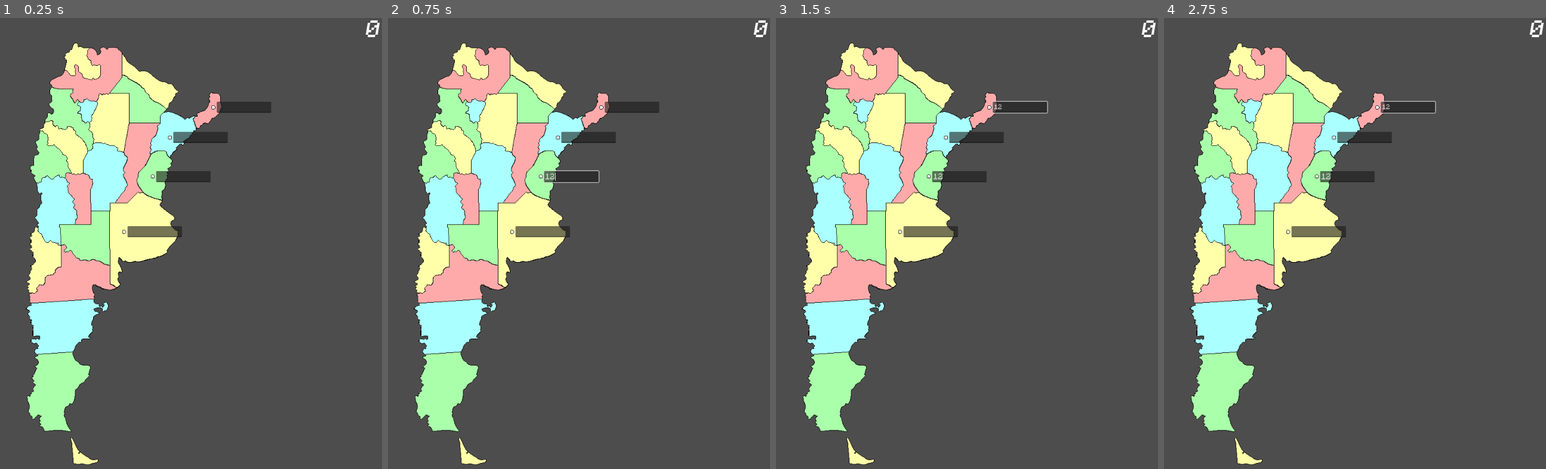
Above: before the commit, frames 1-4 (left to right).
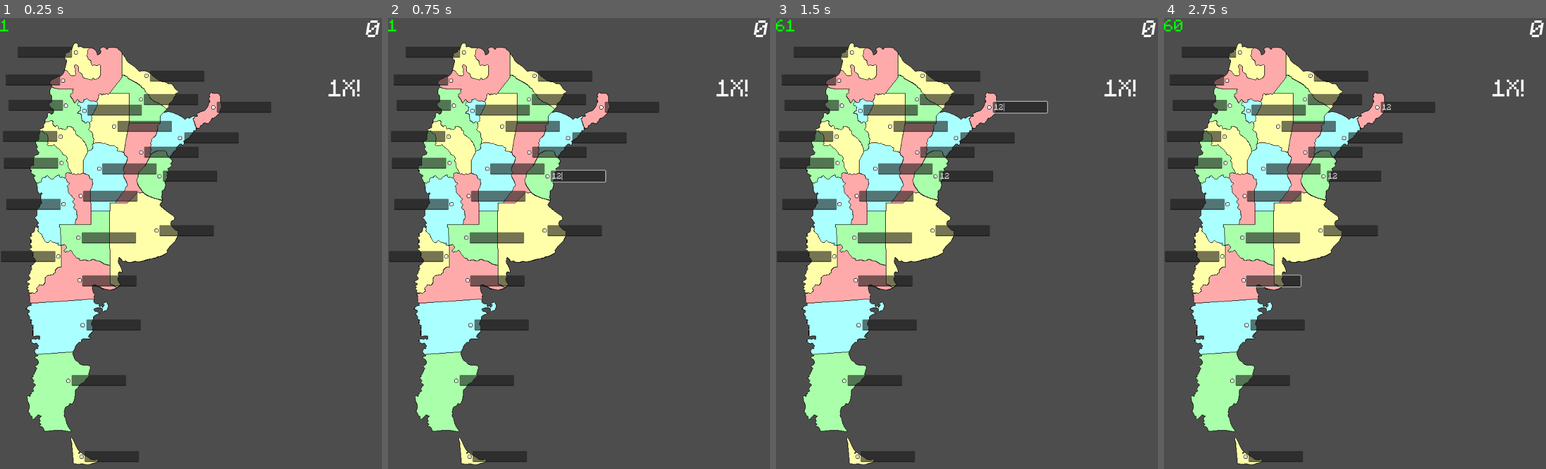
Above: after the commit, the same moments.

Repository: TheMaxcraft1/Argentina_Y_Sus_Provincias
Game: Godot game, scene res://Scenes/ModoNombres.tscn
Two runs of this game, one before a commit and one after it. Both use one fixed random seed, a clock stepped at 60 frames per second and the inputs below. This scene is started directly instead of the project's main scene.
Inputs (mouse positions are in pixels of both pictures, inside the frame that each line leads up to):
- Up to frame 1 (0.25 s): no input
- Up to frame 2 (0.75 s): click (571, 175) at 0.52 s; type "12" at 0.6 s
- Up to frame 3 (1.5 s): click (1020, 108) at 0.75 s; type "12" at 0.83 s; move the mouse to (1051, 234) at 1.27 s; press the mouse at (1051, 234) at 1.28 s
- Up to frame 4 (2.75 s): tap Enter at 2 s; move the mouse to (1278, 279) at 2.02 s; release the mouse at (1278, 279) at 2.03 s; click (1278, 279) at 2.1 s

The runs differ from the first frame. In frame 1, 7.5% of the frame differs, in the area x 0-95%, y 0-99%; in frame 2, 7.6%; in frame 3, 7.6%; in frame 4, 7.7%.

Commit message:
All LineEdits for Provinces

Diff:
--- a/Scenes/ModoNombres.gd
+++ b/Scenes/ModoNombres.gd
@@ -1,35 +1,60 @@
 extends Node2D
 
 var score = 0
+var multiplier = 1
 
 
 # Called when the node enters the scene tree for the first time.
 func _ready():
-	pass # Replace with function body.
+	score = 0
+	multiplier = 1
+	$HUD/MultiplierLabel.add_theme_font_size_override("font_size", 50)
+	$HUD/MultiplierLabel.add_theme_color_override("font_color", Color(255,255,255))
 
 
 # Called every frame. 'delta' is the elapsed time since the previous frame.
 func _process(delta):
-	pass
+	if multiplier > 3:
+		multiplier = 3
+	$HUD/FPSLabel.set_text(str(Engine.get_frames_per_second()))
 
 
 func _on_buenos_aires_line_edit_text_submitted(txt):
-	var was_submitted = false
-
 	if txt.to_lower() == "buenos aires":
-		if was_submitted == false:
-			updateScoreLabel(100)
-			was_submitted = true
+		updateScoreLabel(100 * multiplier)
+		multiplier += 1
+	else:
+		multiplier = 1
+	updateMultiplierLabeel()
 	$BuenosAiresLineEdit.set_editable(false)
 	$BuenosAiresLineEdit.set_focus_mode(Control.FOCUS_NONE)
 
 
 func _on_entre_rios_line_edit_text_submitted(txt):
 	if txt.to_lower() == "entre ríos":
-		updateScoreLabel(100)
+		updateScoreLabel(100 * multiplier)
+		multiplier += 1
+	else:
+		multiplier = 1
+	updateMultiplierLabeel()
 	$EntreRiosLineEdit.set_editable(false)
 	$EntreRiosLineEdit.set_focus_mode(Control.FOCUS_NONE)
 
 func updateScoreLabel(points):
 	score += points
 	$HUD/ScoreLabel.set_text(str(score))
+
+func updateMultiplierLabeel():
+	$HUD/MultiplierLabel.set_text(str(multiplier) + "X!")
+	if multiplier == 1:
+		$HUD/MultiplierLabel.add_theme_font_size_override("font_size", 50)
+		$HUD/MultiplierLabel.add_theme_color_override("font_color", Color(255,255,255))
+		$HUD/MultiplierLabel.set_rotation(0)
+	elif multiplier == 2:
+		$HUD/MultiplierLabel.add_theme_font_size_override("font_size", 60)
+		$HUD/MultiplierLabel.add_theme_color_override("font_color", Color(251,255,0))
+		$HUD/MultiplierLabel.set_rotation(deg_to_rad(15))
+	elif multiplier == 3:
+		$HUD/MultiplierLabel.add_theme_font_size_override("font_size", 75)
+		$HUD/MultiplierLabel.add_theme_color_override("font_color", Color(255,0,0))
+		$HUD/MultiplierLabel.set_rotation(deg_to_rad(30))
--- a/Scenes/ModoNombres.tscn
+++ b/Scenes/ModoNombres.tscn
@@ -32,25 +32,41 @@
 text = "0"
 horizontal_alignment = 1
 
+[node name="MultiplierLabel" type="Label" parent="HUD"]
+offset_left = 688.0
+offset_top = 124.0
+offset_right = 756.0
+offset_bottom = 170.0
+theme_override_fonts/font = ExtResource("2_p83ph")
+theme_override_font_sizes/font_size = 50
+text = "1X!"
+
+[node name="FPSLabel" type="Label" parent="HUD"]
+offset_right = 40.0
+offset_bottom = 23.0
+theme_override_colors/font_color = Color(0, 1, 0, 1)
+theme_override_fonts/font = ExtResource("2_p83ph")
+theme_override_font_sizes/font_size = 35
+
 [node name="EntreRiosLineEdit" type="LineEdit" parent="."]
-offset_left = 327.0
-offset_top = 320.0
-offset_right = 490.0
-offset_bottom = 353.0
+offset_left = 341.0
+offset_top = 319.0
+offset_right = 504.0
+offset_bottom = 352.0
 scale = Vector2(0.7, 0.7)
 theme_override_fonts/font = ExtResource("2_p83ph")
 theme_override_font_sizes/font_size = 24
 
 [node name="PuntoEntreRios" type="Sprite2D" parent="."]
 texture_filter = 1
-position = Vector2(320, 331)
+position = Vector2(334, 331)
 scale = Vector2(0.2, 0.2)
 texture = ExtResource("5_02cxq")
 
 [node name="BuenosAiresLineEdit" type="LineEdit" parent="."]
-offset_left = 267.0
-offset_top = 435.0
-offset_right = 430.0
+offset_left = 334.0
+offset_top = 433.0
+offset_right = 497.0
 offset_bottom = 466.0
 scale = Vector2(0.7, 0.7)
 theme_override_fonts/font = ExtResource("2_p83ph")
@@ -59,22 +75,22 @@
 
 [node name="PuntoBuenosAires" type="Sprite2D" parent="."]
 texture_filter = 1
-position = Vector2(260, 447)
+position = Vector2(328, 444)
 scale = Vector2(0.2, 0.2)
 texture = ExtResource("5_02cxq")
 
 [node name="CorrientesLineEdit" type="LineEdit" parent="."]
-offset_left = 363.0
-offset_top = 238.0
-offset_right = 526.0
-offset_bottom = 271.0
-scale = Vector2(0.7, 0.7)
-theme_override_fonts/font = ExtResource("2_p83ph")
-theme_override_font_sizes/font_size = 20
+offset_left = 386.0
+offset_top = 239.0
+offset_right = 549.0
+offset_bottom = 272.0
+scale = Vector2(0.7, 0.7)
+theme_override_fonts/font = ExtResource("2_p83ph")
+theme_override_font_sizes/font_size = 24
 
 [node name="PuntoCorrientes" type="Sprite2D" parent="."]
 texture_filter = 1
-position = Vector2(356, 250)
+position = Vector2(377, 251)
 scale = Vector2(0.2, 0.2)
 texture = ExtResource("5_02cxq")
 
@@ -85,11 +101,296 @@
 offset_bottom = 208.0
 scale = Vector2(0.7, 0.7)
 theme_override_fonts/font = ExtResource("2_p83ph")
-theme_override_font_sizes/font_size = 20
+theme_override_font_sizes/font_size = 24
 
 [node name="PuntoMisiones" type="Sprite2D" parent="."]
 texture_filter = 1
 position = Vector2(447, 187)
+scale = Vector2(0.2, 0.2)
+texture = ExtResource("5_02cxq")
+
+[node name="JujuyLineEdit" type="LineEdit" parent="."]
+offset_left = 37.0
+offset_top = 60.0
+offset_right = 200.0
+offset_bottom = 93.0
+scale = Vector2(0.7, 0.7)
+theme_override_fonts/font = ExtResource("2_p83ph")
+theme_override_font_sizes/font_size = 24
+
+[node name="PuntoJujuy" type="Sprite2D" parent="."]
+texture_filter = 1
+position = Vector2(159, 72)
+scale = Vector2(0.2, 0.2)
+texture = ExtResource("5_02cxq")
+
+[node name="SaltaLineEdit" type="LineEdit" parent="."]
+offset_left = 12.0
+offset_top = 118.0
+offset_right = 175.0
+offset_bottom = 151.0
+scale = Vector2(0.7, 0.7)
+theme_override_fonts/font = ExtResource("2_p83ph")
+theme_override_font_sizes/font_size = 24
+
+[node name="PuntoSalta" type="Sprite2D" parent="."]
+texture_filter = 1
+position = Vector2(132, 131)
+scale = Vector2(0.2, 0.2)
+texture = ExtResource("5_02cxq")
+
+[node name="CatamarcaLineEdit" type="LineEdit" parent="."]
+offset_left = 18.0
+offset_top = 171.0
+offset_right = 181.0
+offset_bottom = 204.0
+scale = Vector2(0.7, 0.7)
+theme_override_fonts/font = ExtResource("2_p83ph")
+theme_override_font_sizes/font_size = 24
+
+[node name="PuntoCatamarca" type="Sprite2D" parent="."]
+texture_filter = 1
+position = Vector2(138, 183)
+scale = Vector2(0.2, 0.2)
+texture = ExtResource("5_02cxq")
+
+[node name="LaRiojaLineEdit" type="LineEdit" parent="."]
+offset_left = 6.0
+offset_top = 236.0
+offset_right = 169.0
+offset_bottom = 269.0
+scale = Vector2(0.7, 0.7)
+theme_override_fonts/font = ExtResource("2_p83ph")
+theme_override_font_sizes/font_size = 24
+
+[node name="PuntoLaRioja" type="Sprite2D" parent="."]
+texture_filter = 1
+position = Vector2(127, 248)
+scale = Vector2(0.2, 0.2)
+texture = ExtResource("5_02cxq")
+
+[node name="SanJuanLineEdit" type="LineEdit" parent="."]
+offset_left = 8.0
+offset_top = 292.0
+offset_right = 171.0
+offset_bottom = 325.0
+scale = Vector2(0.7, 0.7)
+theme_override_fonts/font = ExtResource("2_p83ph")
+theme_override_font_sizes/font_size = 24
+
+[node name="PuntoSanJuan" type="Sprite2D" parent="."]
+texture_filter = 1
+position = Vector2(129, 303)
+scale = Vector2(0.2, 0.2)
+texture = ExtResource("5_02cxq")
+
+[node name="MendozaLineEdit" type="LineEdit" parent="."]
+offset_left = 13.0
+offset_top = 378.0
+offset_right = 176.0
+offset_bottom = 411.0
+scale = Vector2(0.7, 0.7)
+theme_override_fonts/font = ExtResource("2_p83ph")
+theme_override_font_sizes/font_size = 24
+
+[node name="PuntoMendoza" type="Sprite2D" parent="."]
+texture_filter = 1
+position = Vector2(133, 389)
+scale = Vector2(0.2, 0.2)
+texture = ExtResource("5_02cxq")
+
+[node name="NeuquenLineEdit" type="LineEdit" parent="."]
+offset_left = 2.0
+offset_top = 487.0
+offset_right = 165.0
+offset_bottom = 520.0
+scale = Vector2(0.7, 0.7)
+theme_override_fonts/font = ExtResource("2_p83ph")
+theme_override_font_sizes/font_size = 24
+
+[node name="PuntoNeuquen" type="Sprite2D" parent="."]
+texture_filter = 1
+position = Vector2(122, 498)
+scale = Vector2(0.2, 0.2)
+texture = ExtResource("5_02cxq")
+
+[node name="RioNegroLineEdit" type="LineEdit" parent="."]
+offset_left = 172.0
+offset_top = 538.0
+offset_right = 335.0
+offset_bottom = 571.0
+scale = Vector2(0.7, 0.7)
+theme_override_fonts/font = ExtResource("2_p83ph")
+theme_override_font_sizes/font_size = 24
+
+[node name="PuntoRioNegro" type="Sprite2D" parent="."]
+texture_filter = 1
+position = Vector2(167, 548)
+scale = Vector2(0.2, 0.2)
+texture = ExtResource("5_02cxq")
+
+[node name="ChubutLineEdit" type="LineEdit" parent="."]
+offset_left = 181.0
+offset_top = 630.0
+offset_right = 344.0
+offset_bottom = 663.0
+scale = Vector2(0.7, 0.7)
+theme_override_fonts/font = ExtResource("2_p83ph")
+theme_override_font_sizes/font_size = 24
+
+[node name="PuntoChubut" type="Sprite2D" parent="."]
+texture_filter = 1
+position = Vector2(173, 642)
+scale = Vector2(0.2, 0.2)
+texture = ExtResource("5_02cxq")
+
+[node name="SantaCruzLineEdit" type="LineEdit" parent="."]
+offset_left = 150.0
+offset_top = 746.0
+offset_right = 313.0
+offset_bottom = 779.0
+scale = Vector2(0.7, 0.7)
+theme_override_fonts/font = ExtResource("2_p83ph")
+theme_override_font_sizes/font_size = 24
+
+[node name="PuntoSantaCruz" type="Sprite2D" parent="."]
+texture_filter = 1
+position = Vector2(143, 758)
+scale = Vector2(0.2, 0.2)
+texture = ExtResource("5_02cxq")
+
+[node name="TierraDelFuegoLineEdit" type="LineEdit" parent="."]
+offset_left = 177.0
+offset_top = 905.0
+offset_right = 340.0
+offset_bottom = 938.0
+scale = Vector2(0.7, 0.7)
+theme_override_fonts/font = ExtResource("2_p83ph")
+theme_override_font_sizes/font_size = 24
+
+[node name="PuntoTierraDelFuego" type="Sprite2D" parent="."]
+texture_filter = 1
+position = Vector2(171, 917)
+scale = Vector2(0.2, 0.2)
+texture = ExtResource("5_02cxq")
+
+[node name="FormosaLineEdit" type="LineEdit" parent="."]
+offset_left = 314.0
+offset_top = 110.0
+offset_right = 477.0
+offset_bottom = 143.0
+scale = Vector2(0.7, 0.7)
+theme_override_fonts/font = ExtResource("2_p83ph")
+theme_override_font_sizes/font_size = 24
+
+[node name="PuntoFormosa" type="Sprite2D" parent="."]
+texture_filter = 1
+position = Vector2(307, 121)
+scale = Vector2(0.2, 0.2)
+texture = ExtResource("5_02cxq")
+
+[node name="ChacoLineEdit" type="LineEdit" parent="."]
+offset_left = 301.0
+offset_top = 159.0
+offset_right = 464.0
+offset_bottom = 192.0
+scale = Vector2(0.7, 0.7)
+theme_override_fonts/font = ExtResource("2_p83ph")
+theme_override_font_sizes/font_size = 24
+
+[node name="PuntoChaco" type="Sprite2D" parent="."]
+texture_filter = 1
+position = Vector2(295, 170)
+scale = Vector2(0.2, 0.2)
+texture = ExtResource("5_02cxq")
+
+[node name="SantiagoDelEsteroLineEdit" type="LineEdit" parent="."]
+offset_left = 246.0
+offset_top = 215.0
+offset_right = 409.0
+offset_bottom = 248.0
+scale = Vector2(0.7, 0.7)
+theme_override_fonts/font = ExtResource("2_p83ph")
+theme_override_font_sizes/font_size = 24
+
+[node name="PuntoSantiagoDelEstero" type="Sprite2D" parent="."]
+texture_filter = 1
+position = Vector2(239, 227)
+scale = Vector2(0.2, 0.2)
+texture = ExtResource("5_02cxq")
+
+[node name="TucumanLineEdit" type="LineEdit" parent="."]
+offset_left = 183.0
+offset_top = 181.0
+offset_right = 346.0
+offset_bottom = 214.0
+scale = Vector2(0.7, 0.7)
+theme_override_fonts/font = ExtResource("2_p83ph")
+theme_override_font_sizes/font_size = 24
+
+[node name="PuntoTucuman" type="Sprite2D" parent="."]
+texture_filter = 1
+position = Vector2(177, 194)
+scale = Vector2(0.2, 0.2)
+texture = ExtResource("5_02cxq")
+
+[node name="SantaFeLineEdit" type="LineEdit" parent="."]
+offset_left = 302.0
+offset_top = 269.0
+offset_right = 465.0
+offset_bottom = 302.0
+scale = Vector2(0.7, 0.7)
+theme_override_fonts/font = ExtResource("2_p83ph")
+theme_override_font_sizes/font_size = 24
+
+[node name="PuntoSantaFe" type="Sprite2D" parent="."]
+texture_filter = 1
+position = Vector2(296, 281)
+scale = Vector2(0.2, 0.2)
+texture = ExtResource("5_02cxq")
+
+[node name="CordobaLineEdit" type="LineEdit" parent="."]
+offset_left = 214.0
+offset_top = 304.0
+offset_right = 377.0
+offset_bottom = 337.0
+scale = Vector2(0.7, 0.7)
+theme_override_fonts/font = ExtResource("2_p83ph")
+theme_override_font_sizes/font_size = 24
+
+[node name="PuntoCordoba" type="Sprite2D" parent="."]
+texture_filter = 1
+position = Vector2(208, 315)
+scale = Vector2(0.2, 0.2)
+texture = ExtResource("5_02cxq")
+
+[node name="LaPampaLineEdit" type="LineEdit" parent="."]
+offset_left = 171.0
+offset_top = 448.0
+offset_right = 334.0
+offset_bottom = 481.0
+scale = Vector2(0.7, 0.7)
+theme_override_fonts/font = ExtResource("2_p83ph")
+theme_override_font_sizes/font_size = 24
+
+[node name="PuntoLaPampa" type="Sprite2D" parent="."]
+texture_filter = 1
+position = Vector2(164, 459)
+scale = Vector2(0.2, 0.2)
+texture = ExtResource("5_02cxq")
+
+[node name="SanLuisLineEdit" type="LineEdit" parent="."]
+offset_left = 174.0
+offset_top = 361.0
+offset_right = 337.0
+offset_bottom = 394.0
+scale = Vector2(0.7, 0.7)
+theme_override_fonts/font = ExtResource("2_p83ph")
+theme_override_font_sizes/font_size = 24
+
+[node name="PuntoSanLuis" type="Sprite2D" parent="."]
+texture_filter = 1
+position = Vector2(169, 372)
 scale = Vector2(0.2, 0.2)
 texture = ExtResource("5_02cxq")
 
